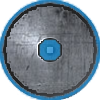
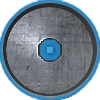
Layer changes from the first 100 × 100 image to the second:
painted on "Layer2" over [0, 0, 100, 100]
painted on "Layer3" over [3, 3, 97, 97]
painted on "Base" over [53, 7, 76, 26]
